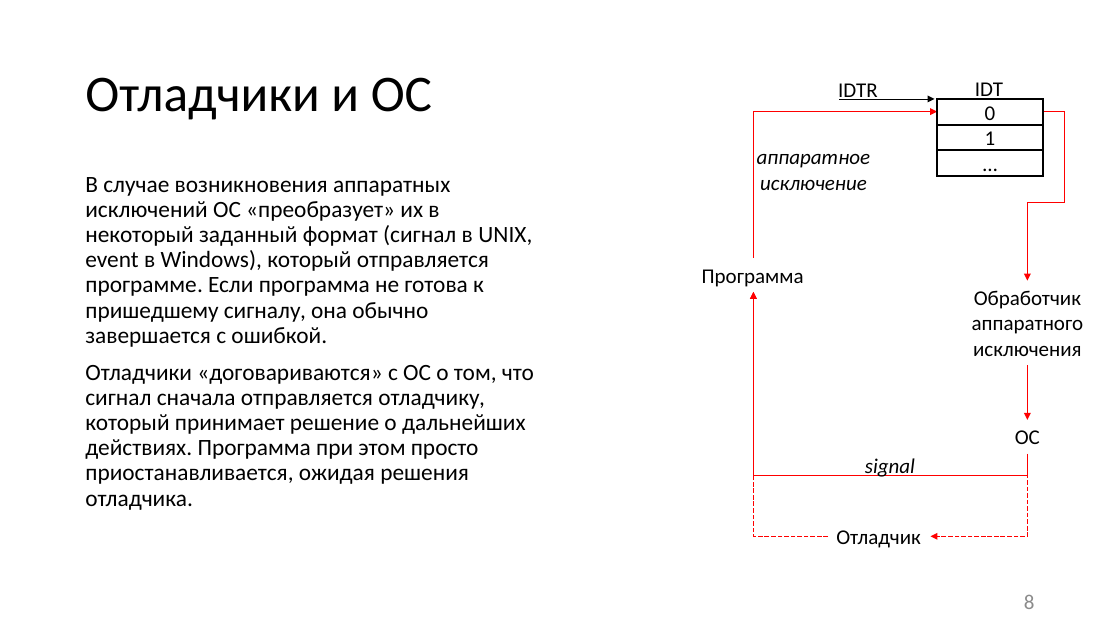
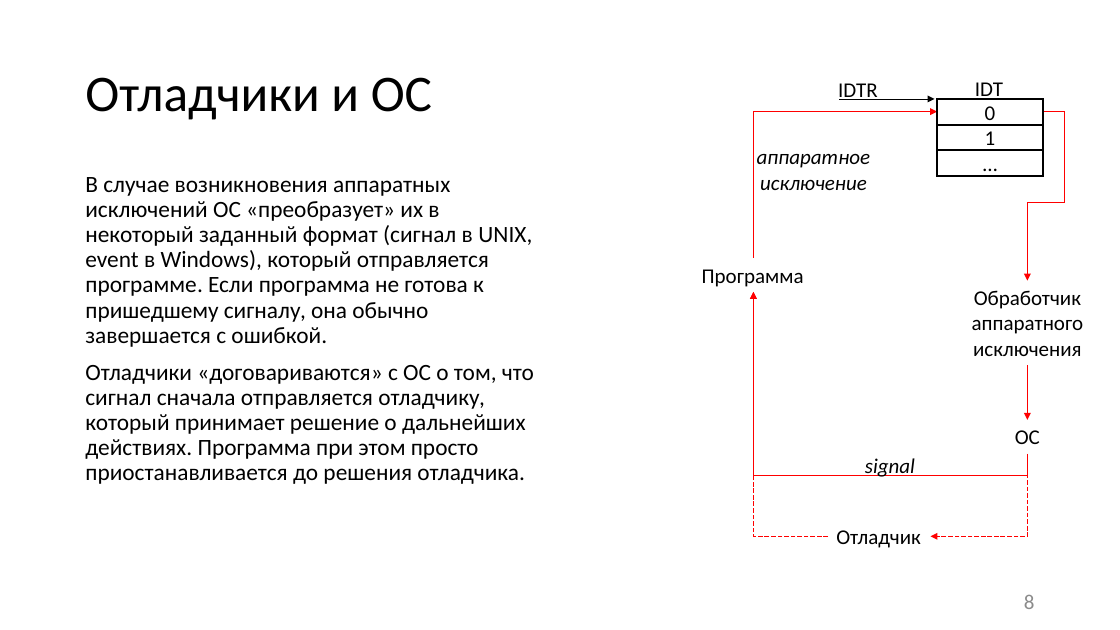
Before and after one commit to itsecd/low-level-programming, a slide deck: slide 8 of Lectures/10.Debugging_and_VM/Lecture10.pptx. Drawn at 1120x630 pixels with LibreOffice and Linux fonts; fonts in the diff are those of the drawing. Boxes give left, top, right and bottom in pixels: in the first picture for what was removed or moved away, otherwise in the second. Text is boxed around its words. In the diff, an @@ line names an element or a change of style, - is before the commit and + after.

```diff
--- a/Lectures/10.Debugging_and_VM/Lecture10.pptx
+++ b/Lectures/10.Debugging_and_VM/Lecture10.pptx
@@ text at <box>85,365,534,484</box>: text changed @@
-Отладчики «договариваются» с ОС о том, что сигнал сначала отправляется отладчику, который принимает решение о дальнейших действиях. Программа при этом просто приостанавливается, ожидая решения отладчика.
+Отладчики «договариваются» с ОС о том, что сигнал сначала отправляется отладчику, который принимает решение о дальнейших действиях. Программа при этом просто приостанавливается до решения отладчика.
```
Also in this commit, not shown: 3 other slides changed, 3 other files.
